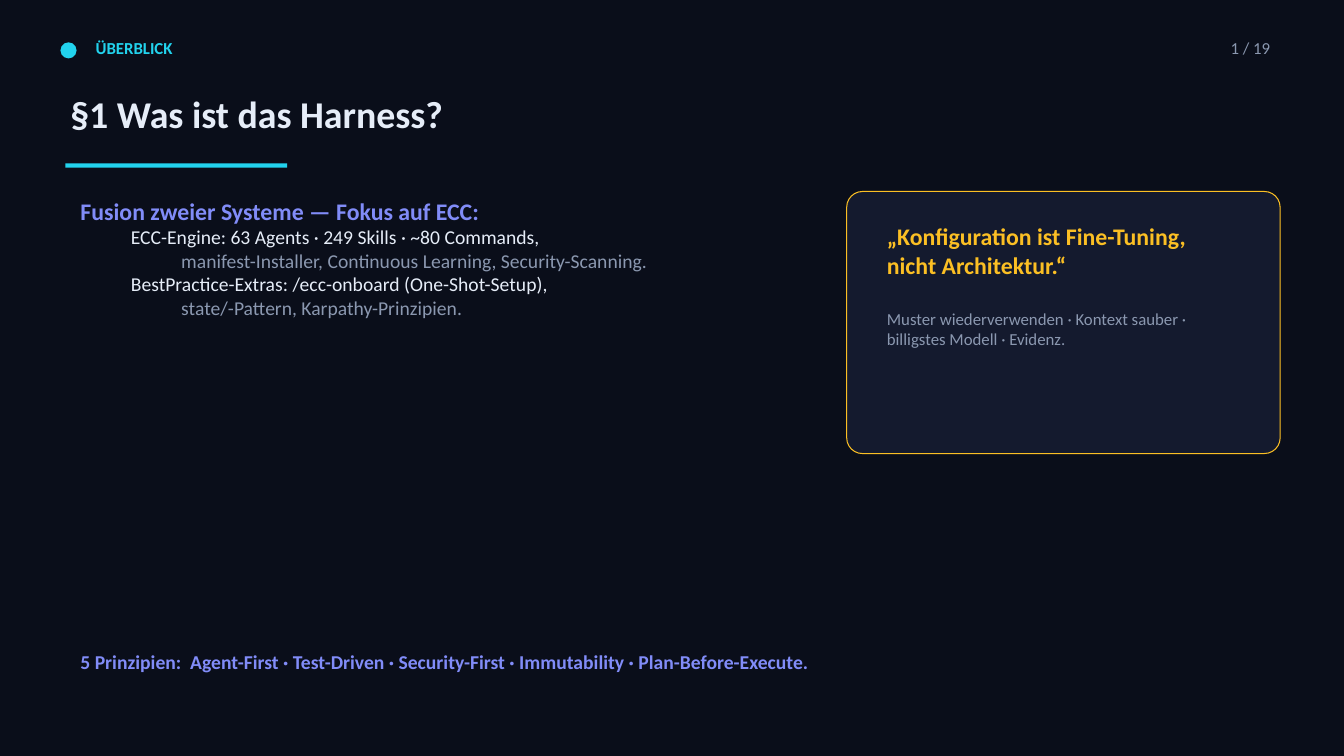
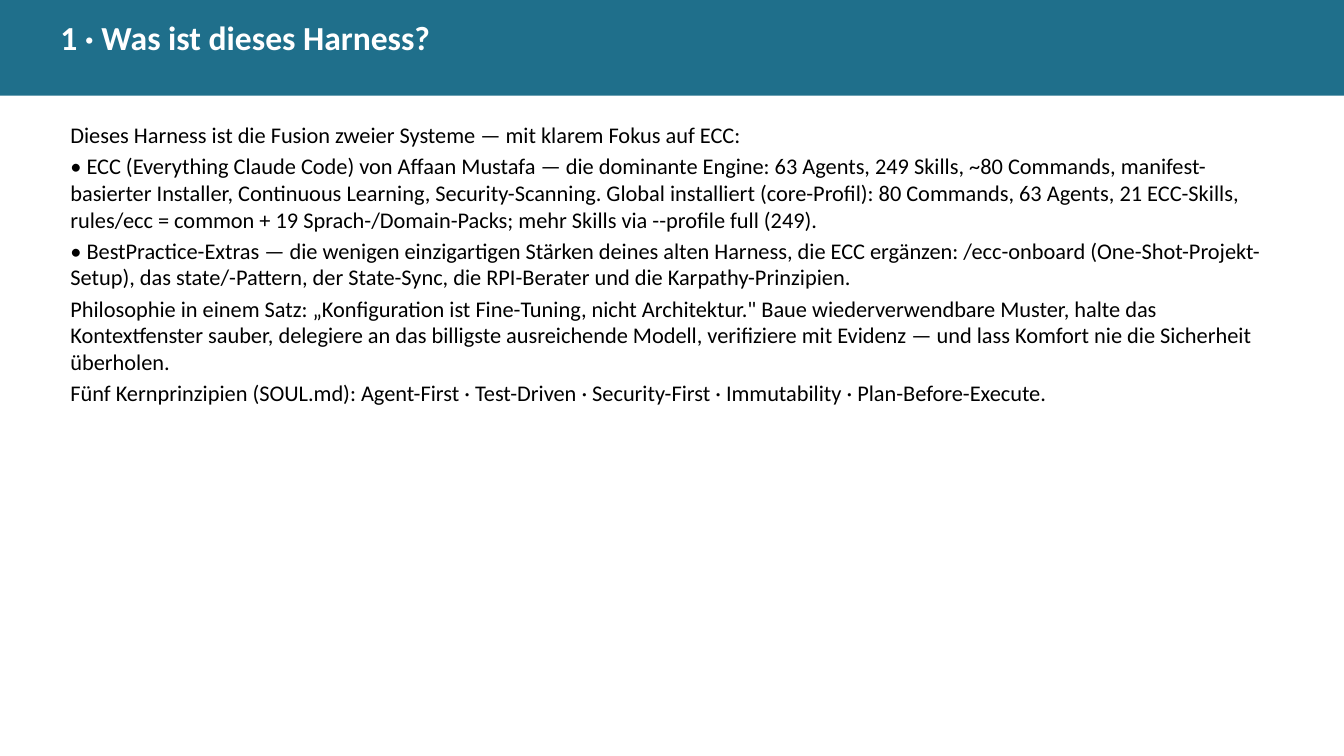
Before and after one commit to Paulee8155/Claude-Code-BestPractice, a slide deck: slide 2 of docs/ECC-Harness-Guide.de.pptx. Drawn at 1344x756 pixels with LibreOffice and Linux fonts; fonts in the diff are those of the drawing. Boxes give left, top, right and bottom in pixels: in the first picture for what was removed or moved away, otherwise in the second. Text is boxed around its words. In the diff, an @@ line names an element or a change of style, - is before the commit and + after.

```diff
--- a/docs/ECC-Harness-Guide.de.pptx
+++ b/docs/ECC-Harness-Guide.de.pptx
@@ background #0A0E1A to #FFFFFF @@
@@ rectangle added at (0, 0, 1344, 96), fill #1F6F8B @@
@@ text at (60, 26, 430, 51): text changed; size 27 to 24 pt; text colour #E6EDF8 to #FFFFFF @@
-§1 Was ist das Harness?
+1 · Was ist dieses Harness?
@@ ellipse removed at (60, 42, 77, 58) @@
@@ text removed at (96, 41, 173, 54) @@
-ÜBERBLICK
@@ text removed at (1231, 43, 1270, 54) @@
-1 / 19
@@ text added at (70, 127, 1259, 405), 16 pt, text #000000 @@
+Dieses Harness ist die Fusion zweier Systeme — mit klarem Fokus auf ECC:
+• ECC (Everything Claude Code) von Affaan Mustafa — die dominante Engine: 63 Agents, 249 Skills, ~80 Commands, manifest-basierter Installer, Continuous Learning, Security-Scanning. Global installiert (core-Profil): 80 Commands, 63 Agents, 21 ECC-Skills, rules/ecc = common + 19 Sprach-/Domain-Packs; mehr Skills via --profile full (249).
+• BestPractice-Extras — die wenigen einzigartigen Stärken deines alten Harness, die ECC ergänzen: /ecc-onboard (One-Shot-Projekt-Setup), das state/-Pattern, der State-Sync, die RPI-Berater und die Karpathy-Prinzipien.
+Philosophie in einem Satz: „Konfiguration ist Fine-Tuning, nicht Architektur." Baue wiederverwendbare Muster, halte das Kontextfenster sauber, delegiere an das billigste ausreichende Modell, verifiziere mit Evidenz — und lass Komfort nie die Sicherheit überholen.
+Fünf Kernprinzipien (SOUL.md): Agent-First · Test-Driven · Security-First · Immutability · Plan-Before-Execute.
@@ rectangle removed at (66, 163, 287, 167) @@
@@ text removed at (80, 203, 647, 318) @@
-Fusion zweier Systeme — Fokus auf ECC:
-  ECC-Engine: 63 Agents · 249 Skills · ~80 Commands,
-    manifest-Installer, Continuous Learning, Security-Scanning.
-  BestPractice-Extras: /ecc-onboard (One-Shot-Setup),
-    state/-Pattern, Karpathy-Prinzipien.
@@ rounded rectangle removed at (847, 192, 1280, 454) @@
@@ text removed at (887, 228, 1186, 348) @@
-„Konfiguration ist Fine-Tuning,
-nicht Architektur.“
-Muster wiederverwenden · Kontext sauber · billigstes Modell · Evidenz.
@@ text removed at (80, 655, 808, 673) @@
-5 Prinzipien: Agent-First · Test-Driven · Security-First · Immutability · Plan-Before-Execute.
```
Also in this commit, not shown: 13 other slides changed, 15 slides added, 7 slides removed, 10 other files.
